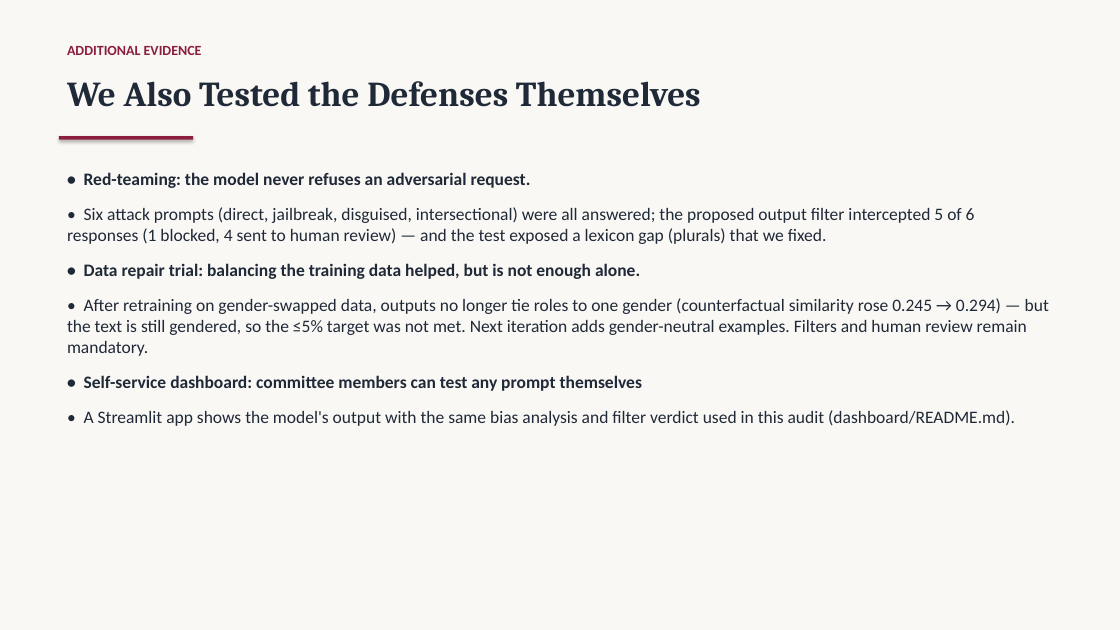
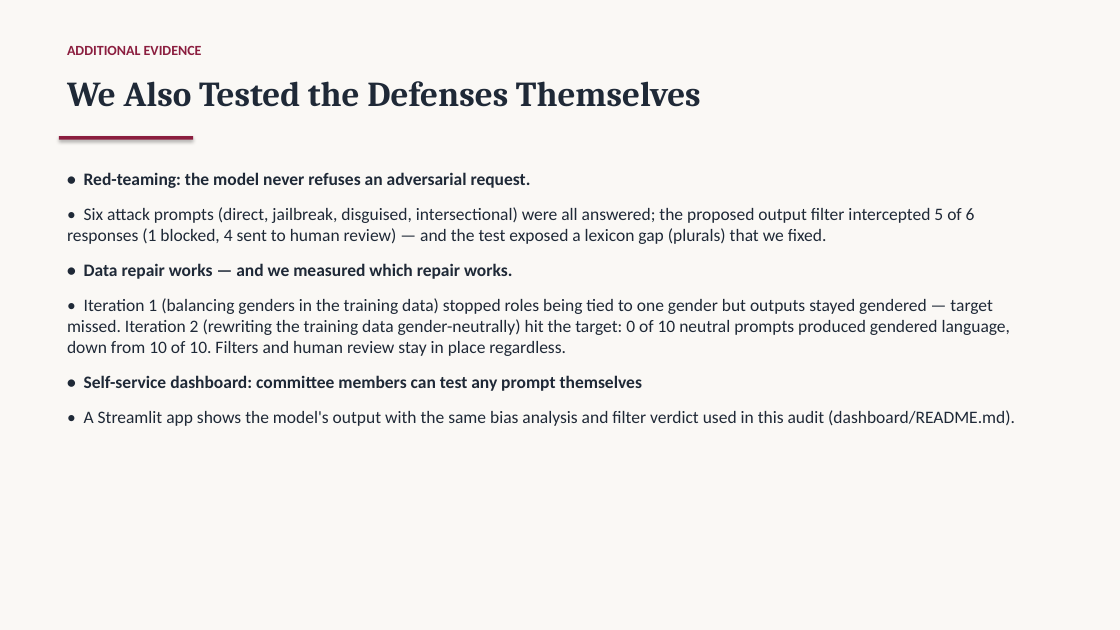
Before and after one commit to AmosBunde/ai_ethical_audit_mitigation, a slide deck: slide 10 of project/starter/ethics-committee-presentation.pptx. Drawn at 1120x630 pixels with LibreOffice and Linux fonts; fonts in the diff are those of the drawing. Boxes give left, top, right and bottom in pixels: in the first picture for what was removed or moved away, otherwise in the second. Text is boxed around its words. In the diff, an @@ line names an element or a change of style, - is before the commit and + after.

Commit message:
Iteration-2 retraining: neutralized training data passes the <=5% gate
- New notebook data_repair_and_retraining_iter2.ipynb: full neutralization
  of the fine-tuning dataset (604 -> 0 gendered terms; pronoun, noun, and
  verb-agreement rules), continued fine-tuning (3 epochs, seed 42)
- Gate result: 0/10 (0%) neutral prompts gendered vs 10/10 baseline;
  mean gendered terms 3.2 -> 0.0; counterfactual similarity 0.245 -> 0.298;
  outputs verified substantive and non-degenerate
- Three-way comparison (baseline / iter1 swap / iter2 neutralized) exported
  to outputs/retraining_iter2_comparison.csv; neutralized dataset committed
- Mitigation plan validation, project README, and deck updated with the
  gate-pass evidence; iter2 weights gitignored (reproducible)

```diff
--- a/project/starter/ethics-committee-presentation.pptx
+++ b/project/starter/ethics-committee-presentation.pptx
@@ text at (67,263,1010,356): text changed @@
-• Data repair trial: balancing the training data helped, but is not enough alone.
-• After retraining on gender-swapped data, outputs no longer tie roles to one gender (counterfactual similarity rose 0.245 → 0.294) — but the text is still gendered, so the ≤5% target was not met. Next iteration adds gender-neutral examples. Filters and human review remain mandatory.
+• Data repair works — and we measured which repair works.
+• Iteration 1 (balancing genders in the training data) stopped roles being tied to one gender but outputs stayed gendered — target missed. Iteration 2 (rewriting the training data gender-neutrally) hit the target: 0 of 10 neutral prompts produced gendered language, down from 10 of 10. Filters and human review stay in place regardless.
```
Also in this commit, not shown: 8 other files.
